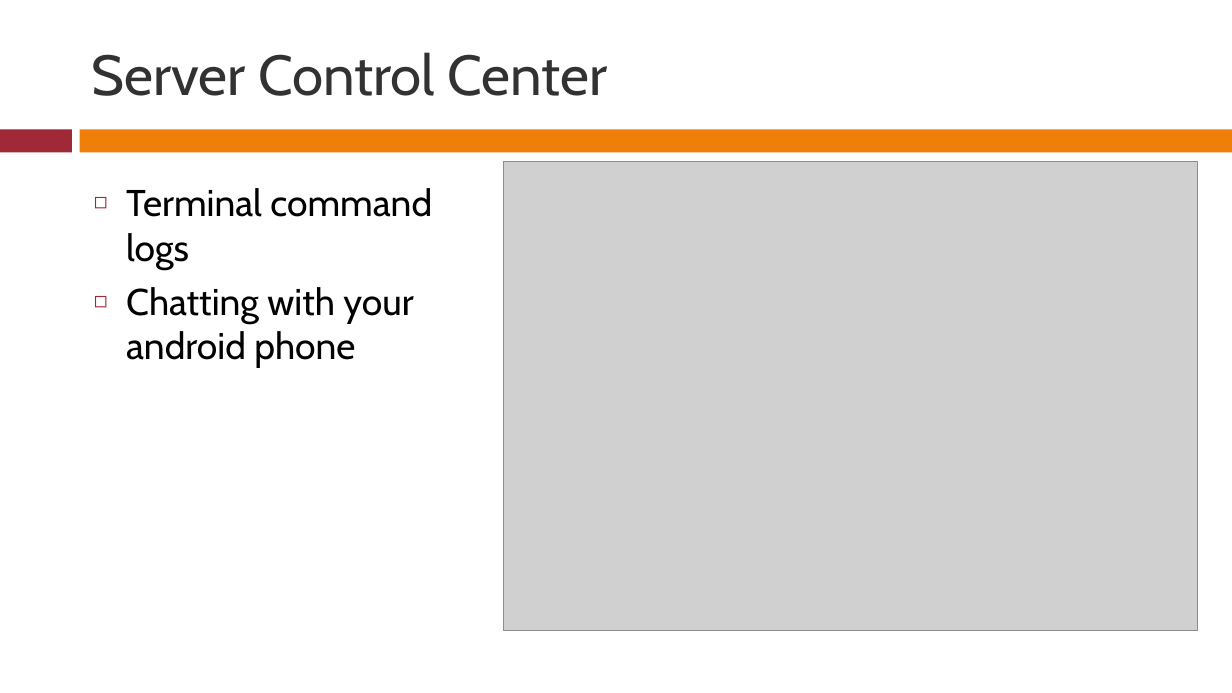
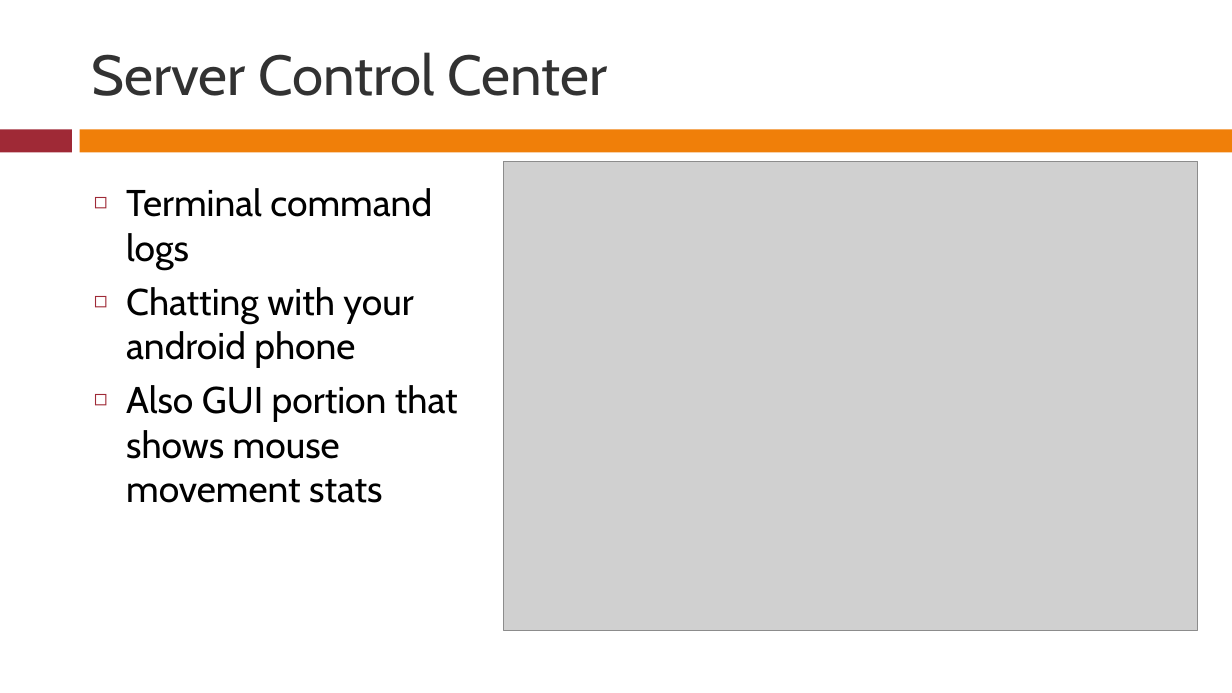
Before and after one commit to rferrance/DataBridge, a slide deck: slide 8 of DataBridgePresentation.pptx. Drawn at 1232x693 pixels with LibreOffice and Linux fonts; fonts in the diff are those of the drawing; grey boxes stand for pictures. Boxes give left, top, right and bottom in pixels: in the first picture for what was removed or moved away, otherwise in the second. Text is boxed around its words. In the diff, an @@ line names an element or a change of style, - is before the commit and + after.

```diff
--- a/DataBridgePresentation.pptx
+++ b/DataBridgePresentation.pptx
@@ text at <box>126,385,458,503</box>: paragraph added @@
+◻ Also GUI portion that shows mouse movement stats
```
Also in this commit, not shown: 4 other slides changed.
